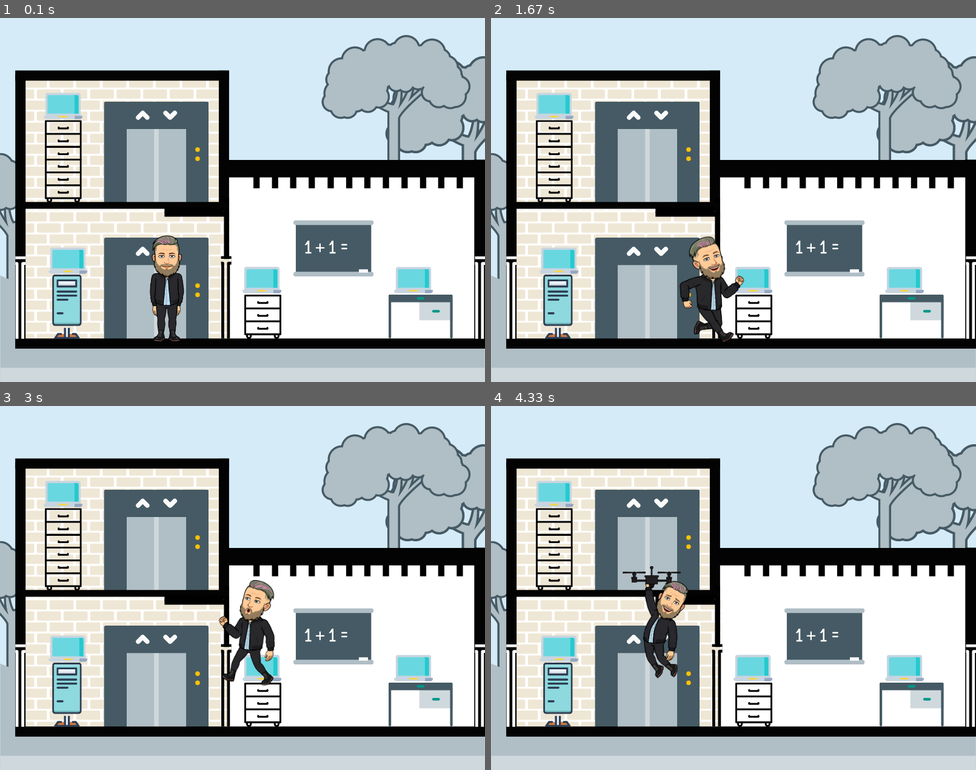
Above: before the commit, frames 1-4 (two rows, left to right).
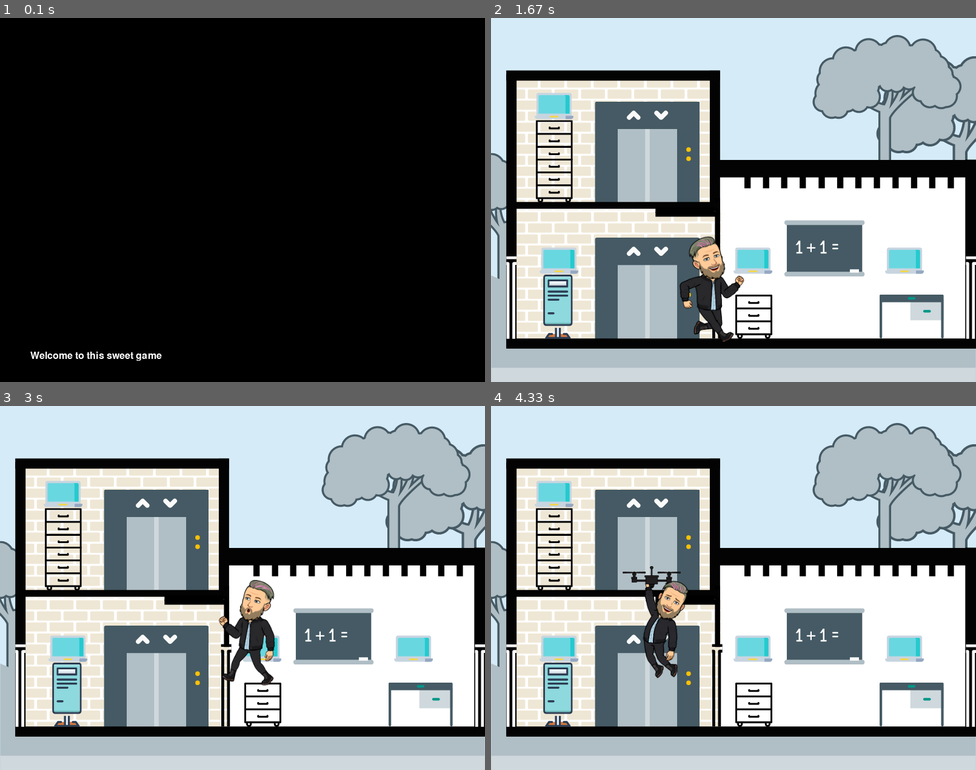
Above: after the commit, the same moments.

Repository: ericschorling/python_project
Game: pygame game, started from player_animation.py
Two runs of this game, one before a commit and one after it. Both use one fixed random seed, a clock stepped at 60 frames per second and the inputs below.
Inputs:
- Up to frame 1 (0.1 s): no input
- Up to frame 2 (1.67 s): hold Enter 0.33-0.8 s; tap Enter at 0.83 s; hold Right from 1.3 s (still down)
- Up to frame 3 (3 s): release Right at 1.77 s; hold Up 1.8-2.1 s; hold Right 2.13-2.6 s; hold Left from 2.63 s (still down)
- Up to frame 4 (4.33 s): release Left at 3.17 s; hold Down 3.2-3.5 s; hold Left 3.53-3.93 s; hold Up from 3.97 s (still down)

The runs differ from the first frame. In frame 1, 89% of the frame differs, in the area x 0-100%, y 0-100%; in frame 2, 1.8%; in frame 3, 1.4%; in frame 4, 1.8%.

Commit message:
Added message box class, added end game computer, added some intro text, needs formatting.

Diff:
--- a/player_animation.py
+++ b/player_animation.py
@@ -2,6 +2,7 @@
 import pygame
 import random
 import math
+from python_project_main import Message_Box
 from python_project_main import message_display
 from python_project_main import level_arr
 from python_project_main import questions_array
@@ -10,11 +11,12 @@
 from python_project_main import look_for_down
 #Intialize Pygame
 pygame.init()
+pygame.font.init()
 
 #Create the screen W,H
 screen = pygame.display.set_mode((800,600))
 screenImg = pygame.image.load("Game_Board.png").convert()
-
+narration_box = Message_Box(24, 50, 525, 400 )
 #Background
 # background = pygame.image.load('bg.jpg')
 #Title and Icon
@@ -39,7 +41,7 @@
 c5 = 0
 
 compx = [72,80,400,650,400]
-compy = [113,368,400,400,200]
+compy = [113,368,368,368,200]
 def computer (end_game):
 
     screen.blit(computerImg,(compx[0],compy[0]))
@@ -47,7 +49,7 @@
     screen.blit(computerImg,(compx[2],compy[2]))
     screen.blit(computerImg,(compx[3],compy[3]))
     #add endgame computer image only when endgame is triggered.
-    screen.blit(computerImg,(compx[4],compx[4]))
+    if end_game: screen.blit(computerImg,(compx[4],compy[4]))
 
 def player(x,y):
     #Drawing image to screen
@@ -63,17 +65,24 @@
 def iscollision(alienX, alienY, bulletX, bulletY):
         #distance between two coordinates
         distance = math.sqrt(math.pow(alienX-bulletX,2)+math.pow(alienY-bulletY,2))
-        if distance < 27:
+        if distance < 40:
             return True
         else:
             return False
 
 #Game Loop
 running = True
-end_game = True
+end_game = False
 game_over = False
+first_run = True
 flag = 0
+
+narration_box.message_display(["Welcome to this sweet game"])
+pause_get_key()
+
 while running:
+
+
     if flag != 1:
         #Background Color (RGB Values)
         screen.blit(screenImg,(0,0))
@@ -243,8 +252,8 @@
         end_game = True
     #End_game computer
     collision5 = iscollision(compx[4],compy[4],playerX,playerY)
-    if collision5 and c4 != 1 and end_game:
-        c4 = 1
+    if collision5 and c5 != 1 and end_game:
+        c5 = 1
         x = 4
         print(x)
         screen.fill((0,0,0))
@@ -291,4 +300,12 @@
         computer(end_game)
         #function to display player
         player(playerX,playerY)
+        if first_run:
+            pygame.draw.rect(screen, (0, 0, 0),
+                       (narration_box.x_cord +10,
+                        narration_box.y_cord +10,
+                        500, 40), 0)
+            narration_box.message_display(["Error Errror Error... Something is going wrong", "This is Digital Craft's AI David..... Can anyone hear me?"])
+            pause_get_key()
+            first_run = False
     pygame.display.update()
--- a/python_project_main.py
+++ b/python_project_main.py
@@ -91,8 +91,8 @@
 playerY_change = 0
 #player function
 #redundant?
-def player(x,y):
-    screen.blit(playerImg,(x,y))
+# def player(x,y):
+#     screen.blit(playerImg,(x,y))
 #create and place computers on screen
 # def player_move(pyx, pyy, pyx_change, pyy_change):
 #     pyx += pyx_change
@@ -107,17 +107,68 @@
 #         pyy = 536
 #     screen.blit(playerImg, (pyx, pyy))
 
-def computer():
-    computerImg = pygame.image.load('laptop.png')
-    screen.blit(computerImg,(100,100))
-    screen.blit(computerImg,(400,400))
-    screen.blit(computerImg,(100,400))
-    screen.blit(computerImg,(400,100))
-    screen.blit(computerImg,(700,100))
-    screen.blit(computerImg,(700,400))
+# def computer():
+#     computerImg = pygame.image.load('laptop.png')
+#     screen.blit(computerImg,(100,100))
+#     screen.blit(computerImg,(400,400))
+#     screen.blit(computerImg,(100,400))
+#     screen.blit(computerImg,(400,100))
+#     screen.blit(computerImg,(700,100))
+#     screen.blit(computerImg,(700,400))
 
 #Displays messages
 #passed in as an array of strings
+##Add in message class to better collect and display messages.
+#Class defines methods that allow for display and getting text
+#also include interactino like pause key
+#can take or be initialized with coordinates***
+#Takes information about the text box
+
+class Message_Box():
+    def __init__(self, font_size, x_cord, y_cord, size):
+        self.font_size = font_size
+        self.x_cord = x_cord
+        self.y_cord = y_cord
+        self.size = size
+    def get_key(self):
+        while True:
+            event = pygame.event.poll()
+            if event.type == KEYDOWN:
+                return event.key
+            else:
+                pass
+    def message_display(self,question1):
+        x = self.font_size
+        for line in question1:
+            self.display_box(screen,line, self.x_cord, (self.y_cord + x)  )
+            x += self.font_size
+    def display_box(self,screen, message,x_cord, y_cord):
+        fontobject = pygame.font.Font(None, self.font_size)
+        # pygame.draw.rect(screen, (0, 0, 0),
+        #               (x_cord,
+        #               y_cord,
+        #                self.size, 20), 0)
+        screen.blit(fontobject.render(message, 1, (255, 255, 255)),
+        (( x_cord , y_cord )))
+
+        pygame.display.flip()
+
+    def ask(self,screen, question):
+    #"ask(screen, question) -> answer"
+    #pygame.font.init()
+        current_string = []
+        display_box(screen, question + "".join(current_string),139,291)
+        while 1:
+            inkey = get_key()
+            if inkey == K_BACKSPACE:
+                current_string = current_string[0:-1]
+            elif inkey == K_RETURN:
+                break
+            elif inkey <= 127:
+                current_string.append(chr(inkey))
+            display_box(screen, question + ": " + "".join(current_string),139,291)
+        return "".join(current_string)
+
 def message_display(question1):
     x = 0
     for line in question1:
@@ -183,7 +234,7 @@
 #Prompts user for input and uses display_box to display the prompts
 def ask(screen, question):
     #"ask(screen, question) -> answer"
-    pygame.font.init()
+    #pygame.font.init()
     current_string = []
     display_box(screen, question + "".join(current_string),139,291)
     while 1:
